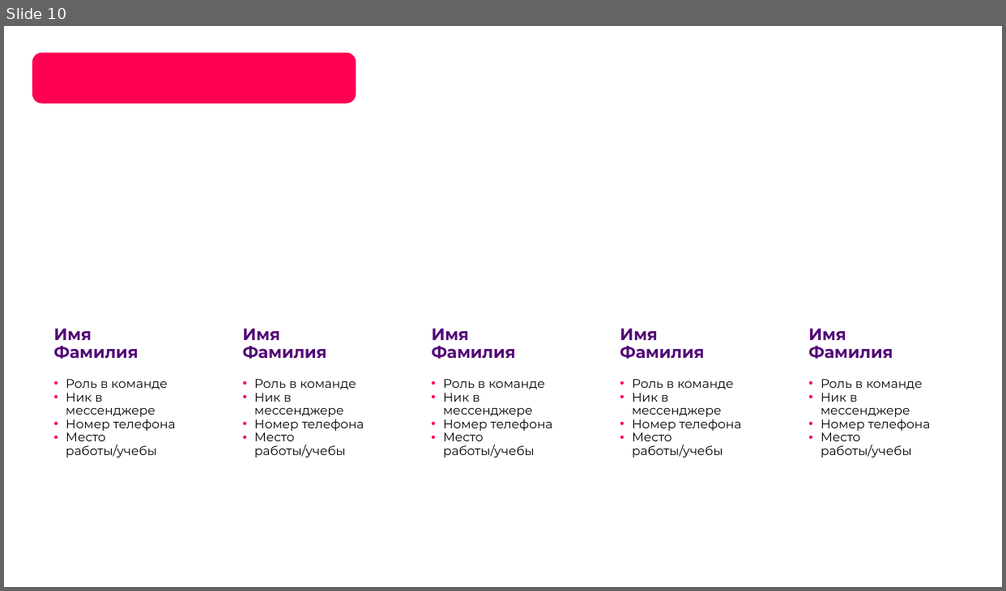
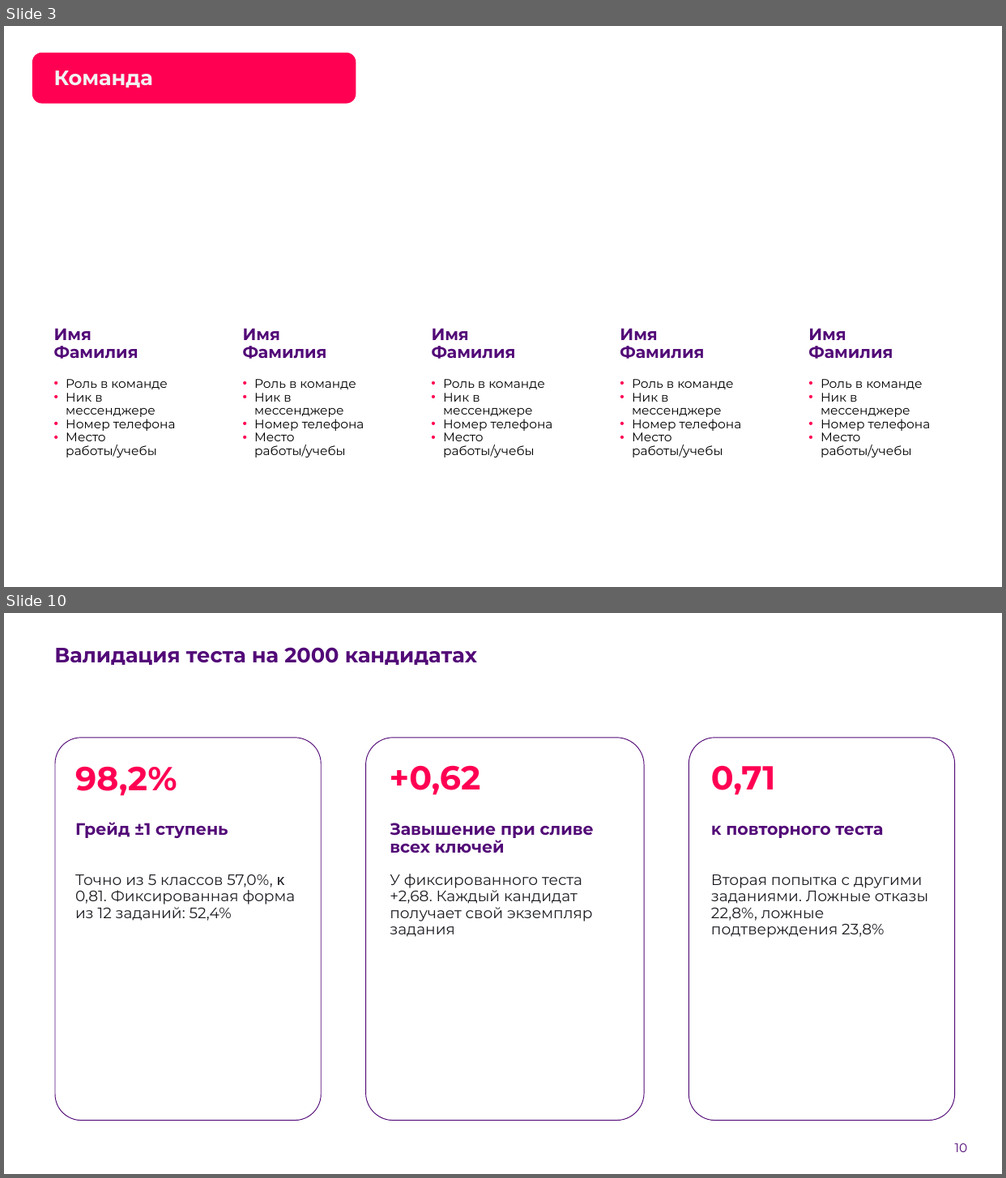
Before and after one commit to Egor2809/fsp-scout, a slide deck: docs/scout-presentation.pptx. Shown one above the other, each under a label of ours: slide 10 before the commit, slides 3 and 10 after it; the slides between them are not shown. The pictures are 1006x591 and 1006x1178 pixels, drawn with LibreOffice and Linux fonts; fonts in the diff are those of the drawing; background and template pictures are left out. Boxes give left, top, right and bottom in pixels: in the first picture for what was removed or moved away, otherwise in the second. Text is boxed around its words. In the diff, an @@ line names an element or a change of style, - is before the commit and + after.

```diff
--- a/docs/scout-presentation.pptx
+++ b/docs/scout-presentation.pptx
@@ slide 10 added at bbox=[4, 613, 1002, 1174], background picture (left out) @@
@@ title added at bbox=[54, 647, 477, 665], 20 pt, text #520977, bold @@
+Валидация теста на 2000 кандидатах
@@ rounded rectangle added at bbox=[55, 737, 321, 1121], fill #FFFFFF, outline #520977 0.75 pt @@
@@ rounded rectangle added at bbox=[365, 737, 644, 1121], fill #FFFFFF, outline #520977 0.75 pt @@
@@ rounded rectangle added at bbox=[689, 737, 955, 1121], fill #FFFFFF, outline #520977 0.75 pt @@
@@ text added at bbox=[75, 766, 177, 796], 32 pt, text #FF0053, bold @@
+98,2%
@@ text added at bbox=[390, 765, 481, 795], 32 pt, text #FF0053, bold @@
++0,62
@@ text added at bbox=[711, 765, 775, 795], 32 pt, text #FF0053, bold @@
+0,71
@@ text added at bbox=[75, 822, 228, 838], 16 pt, text #520977, bold @@
+Грейд ±1 ступень
@@ text added at bbox=[390, 823, 594, 854], 16 pt, text #520977, bold @@
+Завышение при сливе всех ключей
@@ text added at bbox=[711, 825, 883, 838], 16 pt, text #520977, bold @@
+κ повторного теста
@@ text added at bbox=[75, 875, 296, 921], 14.5 pt, text #1C1D22 @@
+Точно из 5 классов 57,0%, κ 0,81. Фиксированная форма из 12 заданий: 52,4%
@@ text added at bbox=[390, 874, 592, 937], 14.5 pt, text #1C1D22 @@
+У фиксированного теста +2,68. Каждый кандидат получает свой экземпляр задания
@@ text added at bbox=[711, 875, 928, 938], 14.5 pt, text #1C1D22 @@
+Вторая попытка с другими заданиями. Ложные отказы 22,8%, ложные подтверждения 23,8%
@@ page number added at bbox=[955, 1144, 968, 1152], 12 pt, text #520977 @@
+10
@@ what was slide 10 is now slide 3 @@
@@ slide 3 changed as well @@
@@ title added at bbox=[54, 71, 153, 88], 20 pt, text #F2F2F2, bold @@
+Команда
```
Also in this commit, not shown: 2 other slides changed, 11 other slides added, 8 slides removed, 2 other files.
